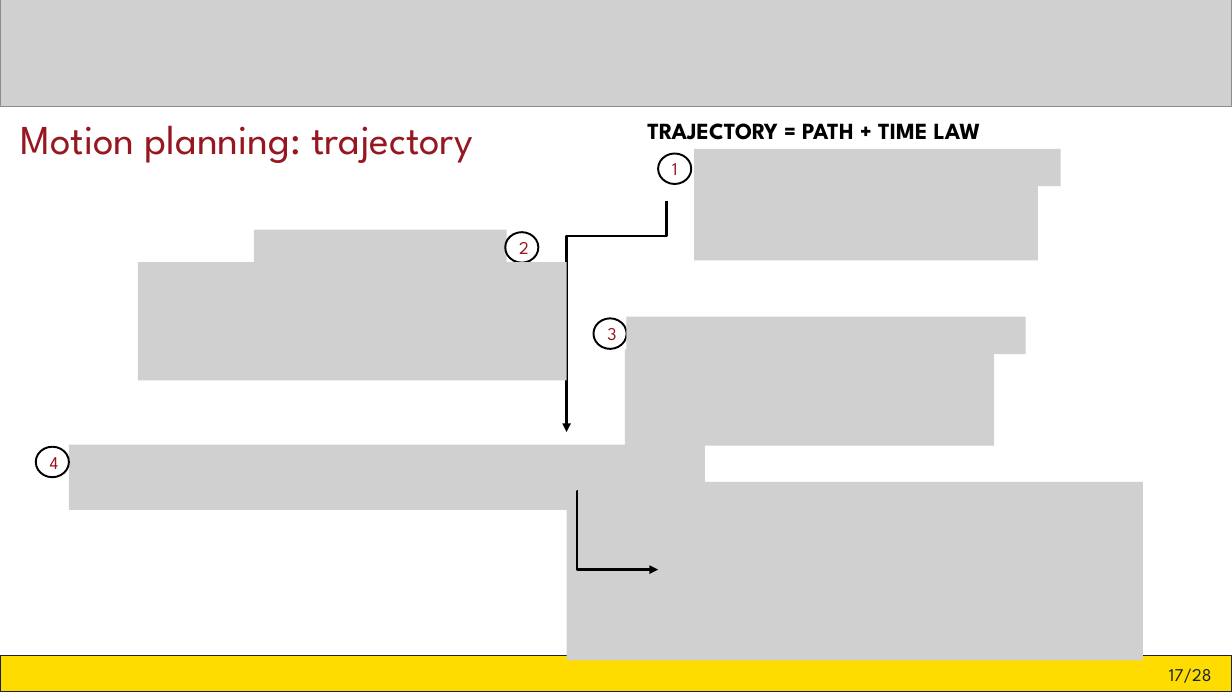
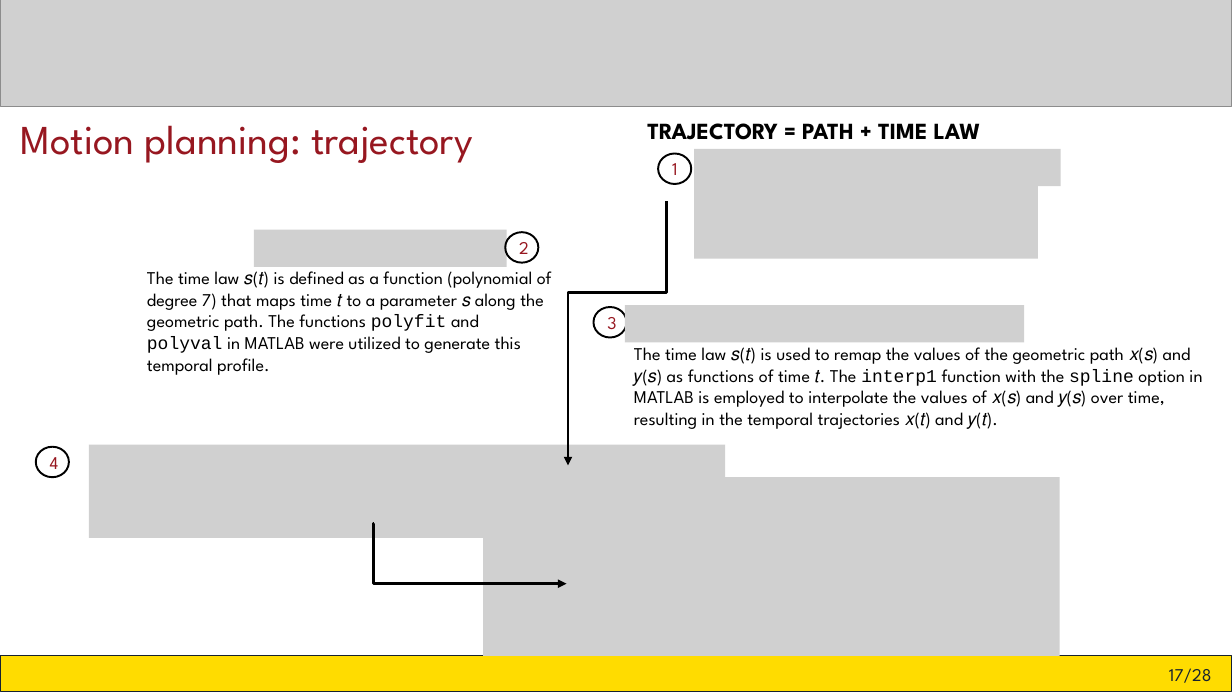
Before and after one commit to PaoloMaisto/FSR_Project_2024, a slide deck: slide 17 of PROJECT FSR.pptx. Drawn at 1232x693 pixels with LibreOffice and Linux fonts; fonts in the diff are those of the drawing; grey boxes stand for pictures. Boxes give left, top, right and bottom in pixels: in the first picture for what was removed or moved away, otherwise in the second. Text is boxed around its words. In the diff, an @@ line names an element or a change of style, - is before the commit and + after.

```diff
--- a/PROJECT FSR.pptx
+++ b/PROJECT FSR.pptx
@@ elbow arrow moved from (667, 201) - (567, 433) to (667, 201) - (568, 466) @@
@@ picture removed at [138, 262, 567, 381] @@
@@ text added at [147, 266, 552, 375], 14 pt, text #000000 @@
+The time law 𝑠(𝑡) is defined as a function (polynomial of degree 7) that maps time 𝑡 to a parameter 𝑠 along the geometric path. The functions polyfit and polyval in MATLAB were utilized to generate this temporal profile.
@@ ellipse "3": place and size @@
-ellipse "3" at [593, 319, 627, 349]
+ellipse "3" at [593, 307, 627, 337]
@@ picture: place and size @@
-picture at [627, 317, 1026, 354]
+picture at [625, 305, 1024, 342]
@@ picture removed at [625, 349, 994, 445] @@
@@ text added at [634, 347, 1202, 429], 14 pt, text #000000 @@
+The time law 𝑠(𝑡) is used to remap the values of the geometric path 𝑥(𝑠) and 𝑦(𝑠) as functions of time 𝑡. The interp1 function with the spline option in MATLAB is employed to interpolate the values of 𝑥(𝑠) and 𝑦(𝑠) over time, resulting in the temporal trajectories 𝑥(𝑡) and 𝑦(𝑡).
@@ picture: place and size @@
-picture at [69, 445, 705, 510]
+picture at [89, 445, 725, 538]
@@ picture: place and size @@
-picture at [567, 482, 1143, 661]
+picture at [483, 477, 1060, 655]
@@ elbow arrow moved from (579, 492) - (658, 569) to (374, 524) - (567, 584) @@
```
Also in this commit, not shown: 4 other slides changed, 1 other file.
